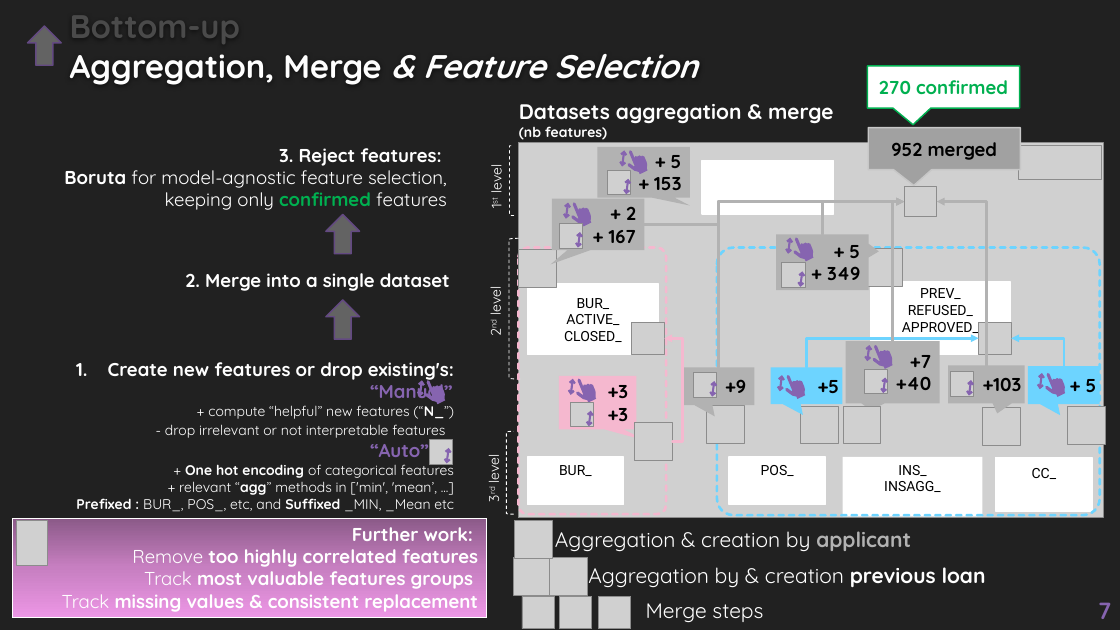
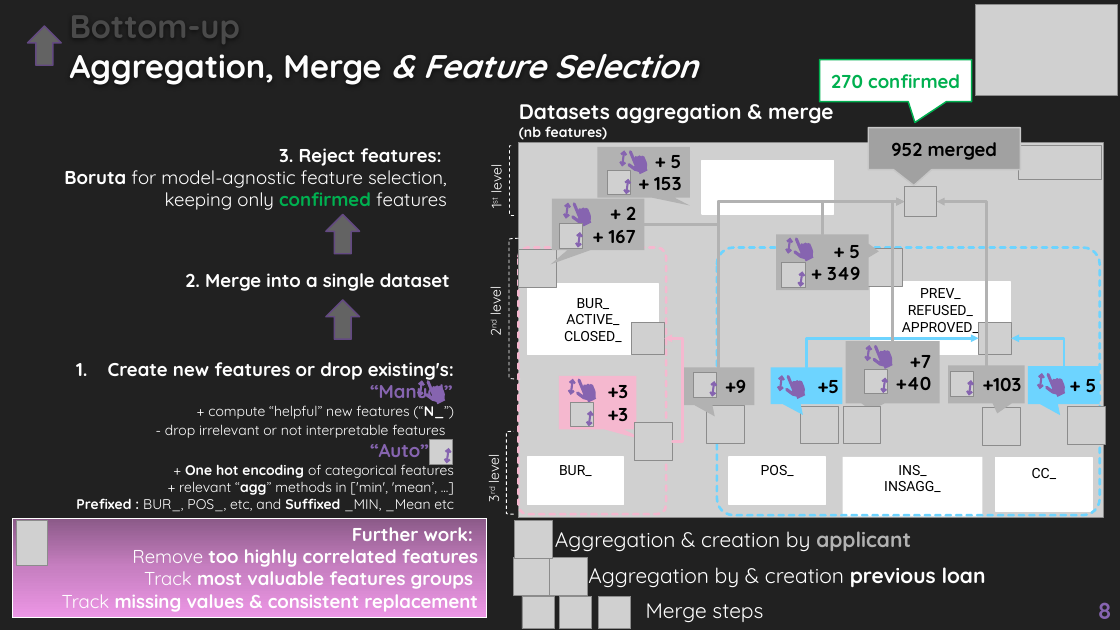
Before and after one commit to EtienneLardeur/P7_Scoring, a slide deck: slide 8 of P7_Support.pptx (slide 7 before the commit). Drawn at 1120x630 pixels with LibreOffice and Linux fonts; fonts in the diff are those of the drawing; grey boxes stand for pictures; background and template pictures are left out. Boxes give left, top, right and bottom in pixels: in the first picture for what was removed or moved away, otherwise in the second. Text is boxed around its words. In the diff, an @@ line names an element or a change of style, - is before the commit and + after.

```diff
--- a/P7_Support.pptx
+++ b/P7_Support.pptx
@@ picture added at (x1=975, y1=4, x2=1117, y2=96) @@
@@ speech box "270 confirmed" moved from (x1=868, y1=66, x2=1020, y2=108) to (x1=820, y1=60, x2=972, y2=102) @@
@@ speech box "270 confirmed" at (x1=820, y1=60, x2=972, y2=102): proportions changed @@
@@ page number at (x1=1098, y1=602, x2=1112, y2=619): text changed @@
-7
+8
```
Also in this commit, not shown: 14 other slides changed, 8 slides added, 2 slides removed, 4 other files.
